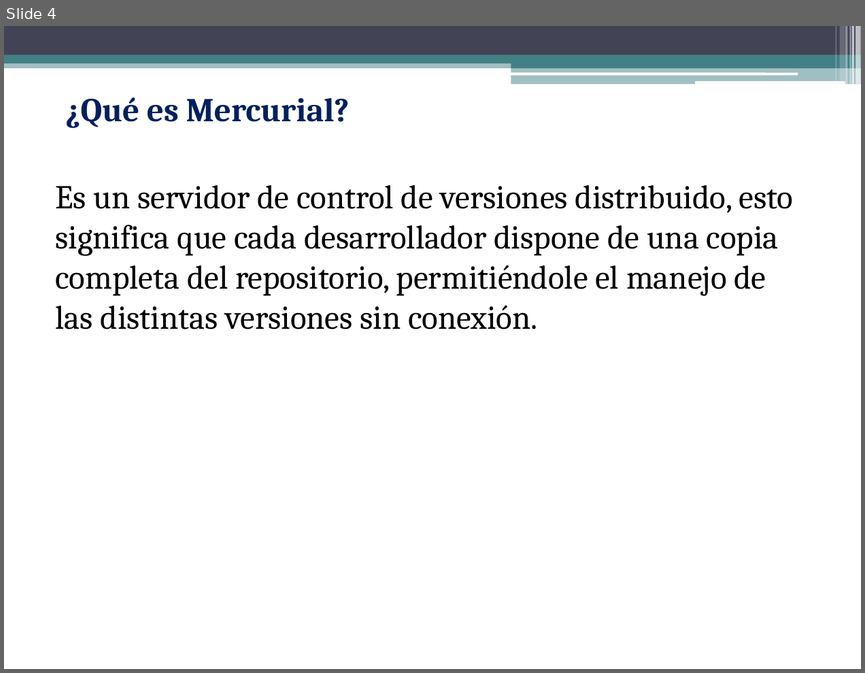
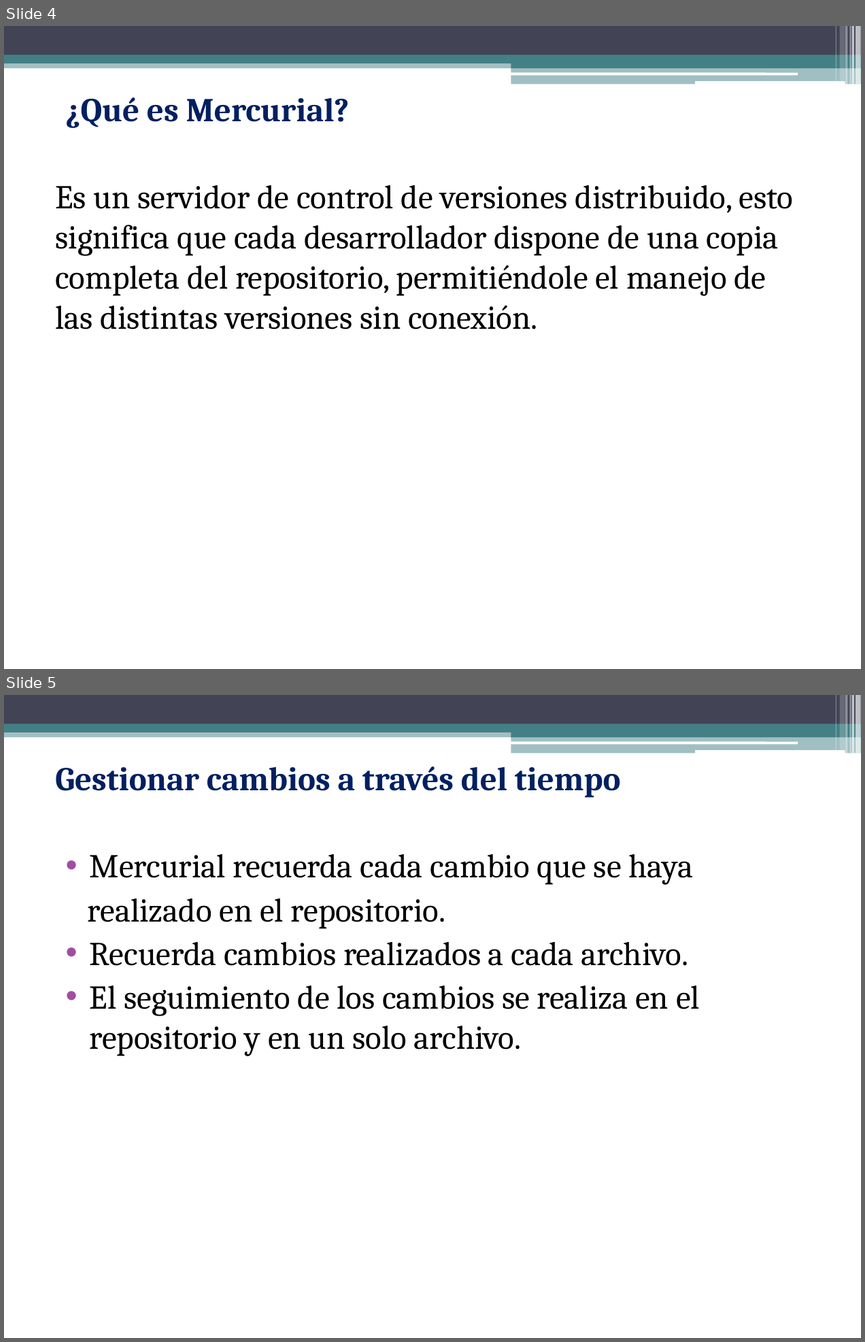
Before and after one commit to gabrielgag89/ing-sw-2012, a slide deck: Gestion de Configuracion.pptx. Shown one above the other, each under a label of ours: slide 4 before the commit, slides 4 and 5 after it. The pictures are 865x673 and 865x1342 pixels, drawn with LibreOffice and Linux fonts; fonts in the diff are those of the drawing. Boxes give left, top, right and bottom in pixels: in the first picture for what was removed or moved away, otherwise in the second. Text is boxed around its words. In the diff, an @@ line names an element or a change of style, - is before the commit and + after.

```diff
--- a/Gestion de Configuracion.pptx
+++ b/Gestion de Configuracion.pptx
@@ slide 5 added at (4,695,861,1338), background #FFFFFF; not listed: 13 template elements that a slide beside it also shows @@
@@ text added at (55,766,700,1056), 28 pt, text #000000 @@
+Gestionar cambios a través del tiempo
+• Mercurial recuerda cada cambio que se haya
+realizado en el repositorio.
+• Recuerda cambios realizados a cada archivo.
+• El seguimiento de los cambios se realiza en el repositorio y en un solo archivo.
```
Also in this commit, not shown: 6 slides changed, 1 other slide added, 1 slide removed.
